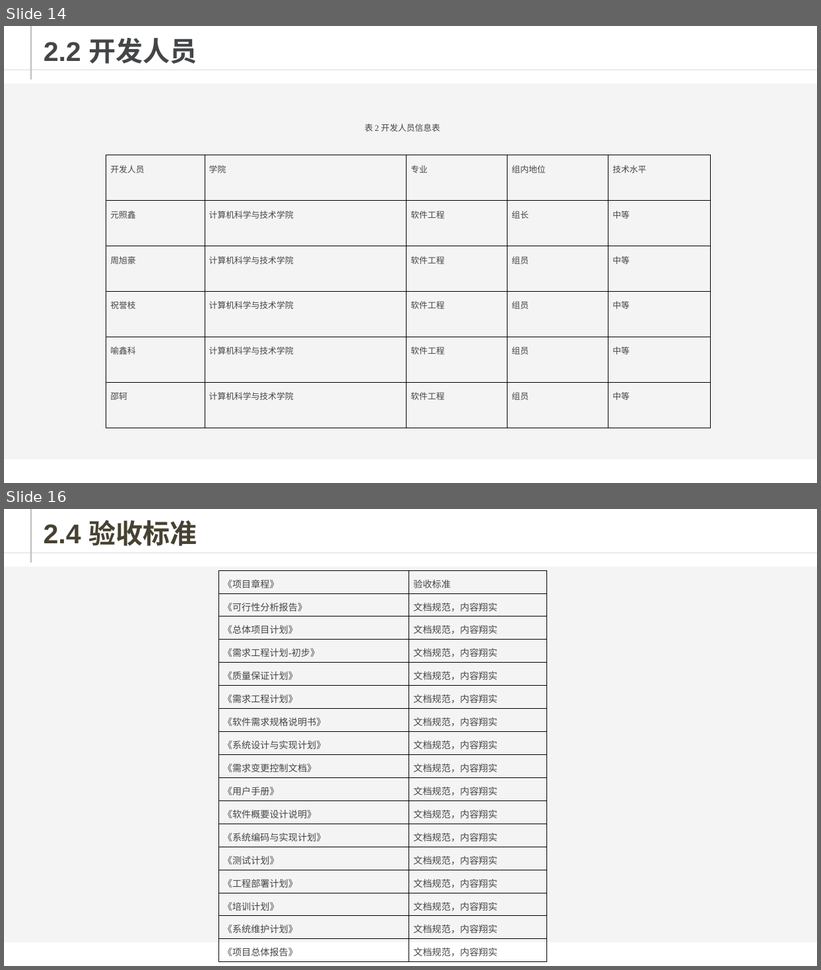
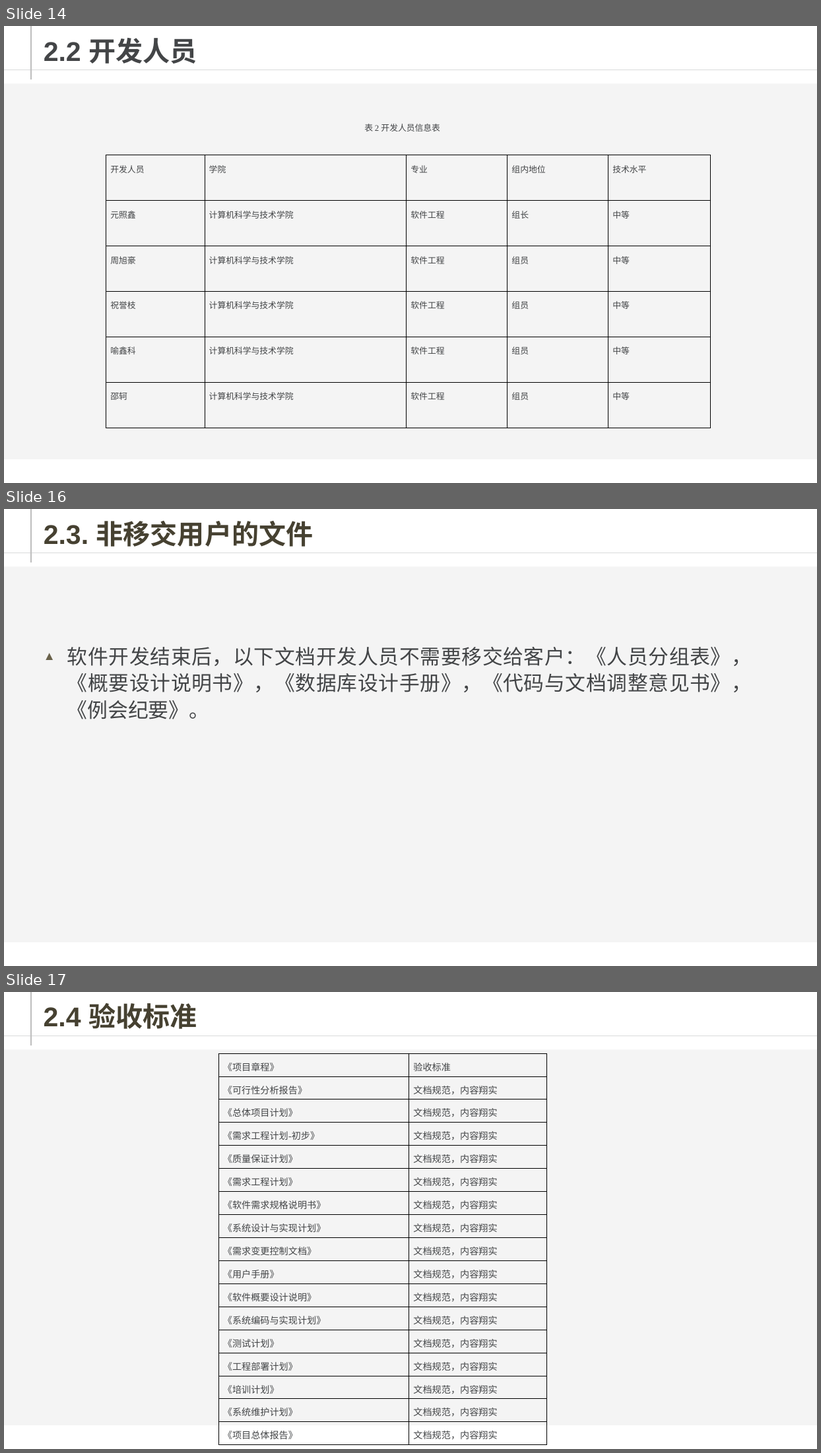
Before and after one commit to KINNNNNNG/G13, a slide deck: PPT/评审PPT/PRD-2016-G13-需求工程项目计划-v1.0.ppt. Shown one above the other, each under a label of ours: slides 14 and 16 before the commit, slides 14, 16 and 17 after it; the slides between them are not shown. The pictures are 821x970 and 821x1453 pixels, drawn with LibreOffice and Linux fonts; fonts in the diff are those of the drawing; background and template pictures are left out. Boxes give left, top, right and bottom in pixels: in the first picture for what was removed or moved away, otherwise in the second. Text is boxed around its words. In the diff, an @@ line names an element or a change of style, - is before the commit and + after.

```diff
--- a/PPT/评审PPT/PRD-2016-G13-需求工程项目计划-v1.0.ppt
+++ b/PPT/评审PPT/PRD-2016-G13-需求工程项目计划-v1.0.ppt
@@ slide 16 added at <box>4,509,817,966</box>, background #FFFFFF; not listed: 3 template elements that a slide beside it also shows @@
@@ title added at <box>44,521,314,547</box>, 32 pt, text #464131, bold @@
+2.3. 非移交用户的文件
@@ text added at <box>67,647,752,720</box>, 24 pt, text #434547 @@
+▲ 软件开发结束后，以下文档开发人员不需要移交给客户：《人员分组表》，《概要设计说明书》，《数据库设计手册》，《代码与文档调整意见书》，《例会纪要》。
@@ what was slide 16 is now slide 17 @@
```
Also in this commit, not shown: 1 slide changed, 1 other slide added, 3 other files.
